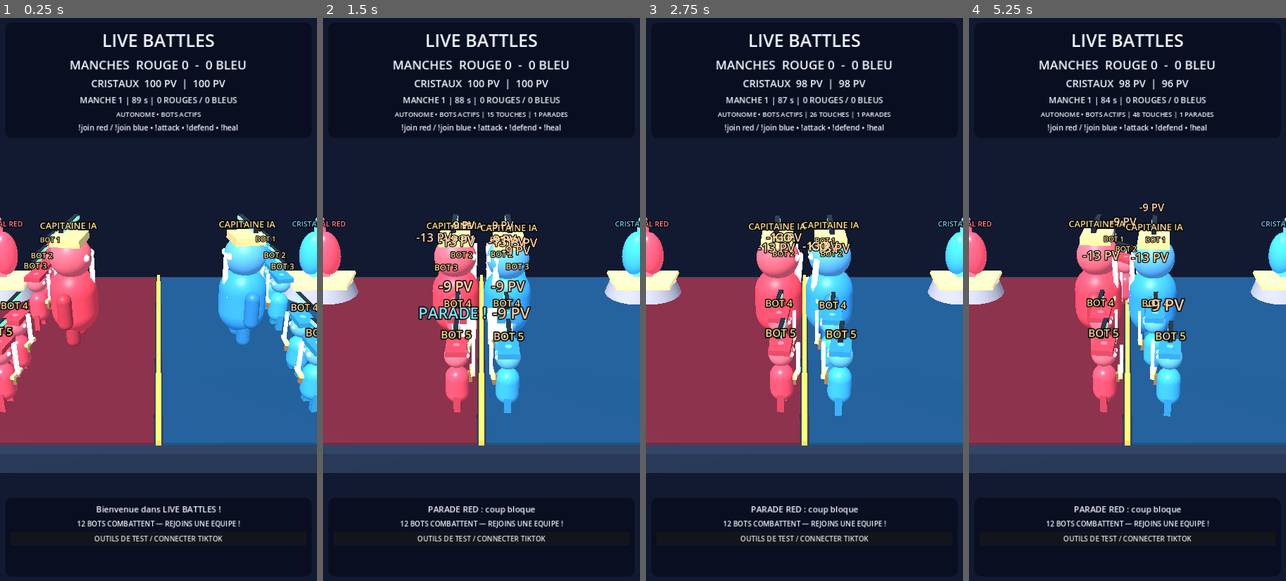
Above: before the commit, frames 1-4 (left to right).
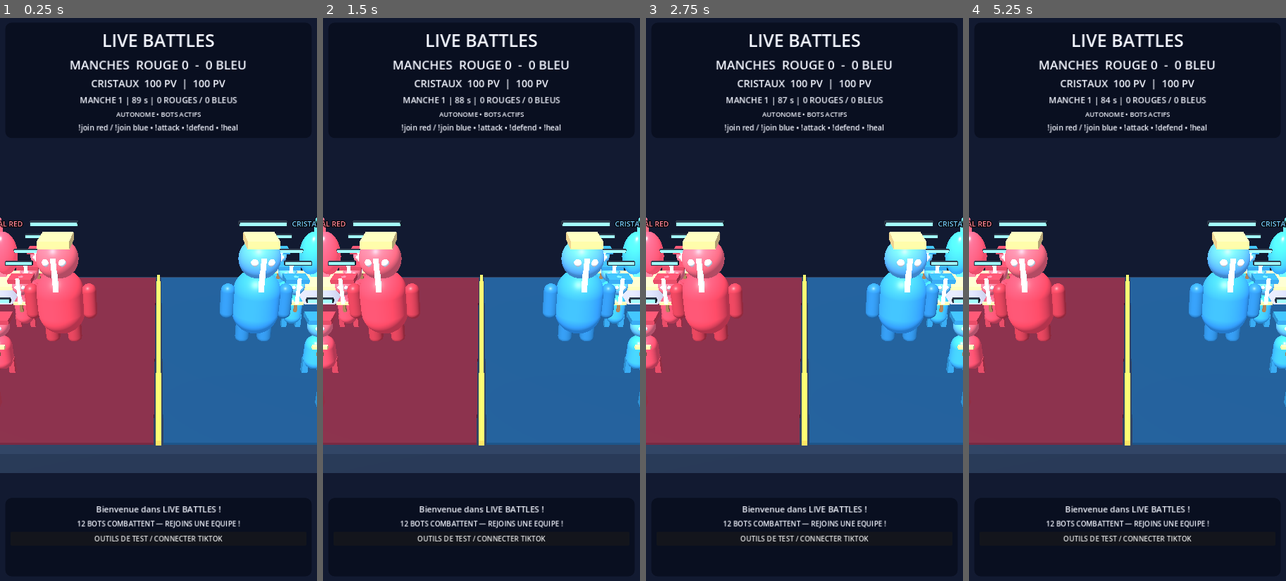
Above: after the commit, the same moments.

Repository: Hsergo/LIVE-BATTLES
Game: Godot game, scene res://main.tscn
Same seed, same stepped clock (60 frames per second), same inputs: the game is played once before the commit and once after it.
Inputs:
- Up to frame 1 (0.25 s): no input
- Up to frame 2 (1.5 s): no input
- Up to frame 3 (2.75 s): no input
- Up to frame 4 (5.25 s): no input

The runs differ from the first frame. In frame 1, 9.9% of the frame differs, in the area x 0-100%, y 34-71%; in frame 2, 17%; in frame 3, 17%; in frame 4, 17%, in the area x 0-100%, y 10-89%.

Commit message:
feat(v0.4): vrais participants seulement, etiquettes @pseudo, pouvoirs d'ames, coups fluidifies

Diff:
--- a/game/scripts/arena_live.gd
+++ b/game/scripts/arena_live.gd
@@ -89,7 +89,7 @@
 	_box(soldier, Vector3(0.14, 0.50, 0.15), Vector3(-0.20, 0.2, 0), color.darkened(0.18))
 	_box(soldier, Vector3(0.14, 0.50, 0.15), Vector3(0.20, 0.2, 0), color.darkened(0.18))
 	_add_sword(soldier, team, 0.57)
-	var tag := _tag(soldier, "BOT " + str(index + 1), 1.86, GOLD)
+	var tag := _tag(soldier, "", 1.86, GOLD)
 	labels[team].append(tag)
 	var side := -1.0 if team == "red" else 1.0
 	var x := side * (1.45 + float(index % 3) * 1.35)
@@ -126,7 +126,7 @@
 		var team := "red" if i == 0 else "blue"
 		var champion := champions[i]
 		swords.append(_add_sword(champion, team))
-		champion_labels[team] = _tag(champion, "CAPITAINE IA", 3.25, GOLD)
+		champion_labels[team] = _tag(champion, "", 3.25, GOLD)
 		_box(champion, Vector3(0.80, 0.20, 0.78), Vector3(0, 2.9, 0), GOLD)
 	update_players({}, {})
 
@@ -157,25 +157,19 @@
 	last_contributions = scores.duplicate()
 	for team in ["red", "blue"]:
 		var members: Array[String] = []
-		for key in player_data.keys():
-			if str(player_data[key]) == team:
-				members.append(str(key))
+		for user in player_data.keys():
+			if str(player_data[user]) == team:
+				members.append(str(user))
 		members.sort_custom(func(a: String, b: String) -> bool:
 			return int(scores.get(a, 0)) > int(scores.get(b, 0))
 		)
-		var lead: String = members[0] if members.size() > 0 else "CAPITAINE IA"
-		var ch_label: Label3D = champion_labels[team]
-		ch_label.text = "CHAMPION: " + lead.substr(0, 13) if members.size() > 0 else lead
-		var offset := carousel_offset % maxi(1, members.size())
-		var names: Array = labels[team]
-		for i in range(names.size()):
-			var label: Label3D = names[i]
-			if members.size() > 0 and i < mini(members.size(), MAX_VISIBLE_PER_TEAM):
-				label.text = members[(i + offset) % members.size()].substr(0, 13)
-				label.modulate = Color.WHITE
-			else:
-				label.text = "BOT " + str(i + 1)
-				label.modulate = GOLD
+		var leader: Label3D = champion_labels[team]
+		leader.text = "@" + members[0].substr(0, 16) if members.size() > 0 else ""
+		var nameplates: Array = labels[team]
+		for i in range(nameplates.size()):
+			var tag: Label3D = nameplates[i]
+			tag.text = "@" + members[i + 1].substr(0, 16) if i + 1 < members.size() else ""
+			tag.modulate = Color.WHITE
 
 func set_health(team: String, hp: float) -> void:
 	if not crystal_meshes.has(team):
@@ -215,3 +209,17 @@
 	tween.tween_property(node, "position:y", 3.15, 0.65)
 	tween.parallel().tween_property(text_label, "transparency", 1.0, 0.65)
 	tween.tween_callback(node.queue_free)
+
+func gift_feedback(team: String, souls: int, user: String, gift_name: String) -> void:
+	var where := Vector3(-3.9, 0.25, -1.0) if team == "red" else Vector3(3.9, 0.25, -1.0)
+	var color := Color("#ffb6ca") if team == "red" else Color("#a5e6ff")
+	_popup(team, "@" + user.substr(0, 12) + " +" + str(souls) + " AMES", Color("#fff1a3"))
+	for i in range(mini(6, maxi(2, souls / 10 + 2))):
+		var orb := Node3D.new()
+		orb.position = where + Vector3(randf_range(-0.8, 0.8), randf_range(0.0, 0.4), randf_range(-0.6, 0.6))
+		add_child(orb)
+		_sphere(orb, 0.14, Vector3.ZERO, color, true)
+		var animation := create_tween()
+		animation.tween_property(orb, "position:y", orb.position.y + 2.4, 0.85)
+		animation.parallel().tween_property(orb, "scale", Vector3(0.1, 0.1, 0.1), 0.85)
+		animation.tween_callback(orb.queue_free)
--- a/game/scripts/combat_director.gd
+++ b/game/scripts/combat_director.gd
@@ -60,7 +60,9 @@
 			if slot == 0:
 				hero[side] = soldier
 		_make_crystal_sensor(side)
-	battle_notice.emit("ARMEE PRETE : 12 COMBATTANTS PHYSIQUES")
+	sync_players({}, {})
+	pause_round(true)
+	battle_notice.emit("ARENE PRETE : AUCUN FAUX JOUEUR")
 
 func _make_crystal_sensor(side: String) -> void:
 	var red: bool = side == "red"
@@ -106,7 +108,7 @@
 			u.set("target", nearest)
 
 func _text_fx(where: Vector3, label: String, color: Color) -> void:
-	if particles.size() > 48:
+	if particles.size() > 14:
 		return
 	var holder := Node3D.new()
 	holder.position = where + Vector3(0, 2.25, 0)
@@ -114,8 +116,8 @@
 	var font_label := Label3D.new()
 	font_label.text = label
 	font_label.billboard = BaseMaterial3D.BILLBOARD_ENABLED
-	font_label.font_size = 40
-	font_label.pixel_size = 0.008
+	font_label.font_size = 30
+	font_label.pixel_size = 0.006
 	font_label.modulate = color
 	font_label.outline_size = 11
 	font_label.no_depth_test = true
@@ -132,13 +134,15 @@
 
 func _hit_confirmed(attacker: Node3D, victim: Node3D, amount: float) -> void:
 	hit_count += 1
-	_text_fx(victim.global_position, "-%d PV" % int(ceil(amount)), Color("#ffd1a5"))
+	if hit_count % 4 == 0 or bool(attacker.get("champion")):
+		_text_fx(victim.global_position, "-%d" % int(ceil(amount)), Color("#ffd1a5"))
 	physics_telemetry.emit(hit_count, parry_count, ko_count)
 
 func _parry_confirmed(attacker: Node3D, defender: Node3D) -> void:
 	parry_count += 1
 	_text_fx(defender.global_position, "PARADE !", Color("#77ecff"))
-	battle_notice.emit("PARADE %s : coup bloque" % str(defender.get("team")).to_upper())
+	if parry_count % 5 == 0:
+		battle_notice.emit("PARADE %s : coup bloque" % str(defender.get("team")).to_upper())
 	physics_telemetry.emit(hit_count, parry_count, ko_count)
 
 func _crystal_confirmed(attacker: Node3D, target_side: String, amount: float) -> void:
@@ -189,13 +193,57 @@
 func restart_round() -> void:
 	for side in ["red", "blue"]:
 		for u in units[side]:
-			u.set("respawn_time", 0.01)
-			u.call("_respawn")
-			u.set("battle_paused", false)
+			if bool(u.get("deployed")):
+				u.call("_respawn")
+				u.set("battle_paused", false)
 	physics_active = true
+
 
 func pause_round(paused: bool) -> void:
 	physics_active = not paused
 	for side in ["red", "blue"]:
 		for u in units[side]:
 			u.set("battle_paused", paused)
+
+func sync_players(player_data: Dictionary, scores: Dictionary) -> void:
+	for side in ["red", "blue"]:
+		var roster: Array[String] = []
+		for user in player_data.keys():
+			if str(player_data[user]) == side:
+				roster.append(str(user))
+		roster.sort_custom(func(a: String, b: String) -> bool:
+			return int(scores.get(a, 0)) > int(scores.get(b, 0))
+		)
+		for index in range(units[side].size()):
+			var name: String = roster[index] if index < roster.size() else ""
+			units[side][index].call("deploy_user", name)
+
+func soul_power(side: String, tier: int, user: String) -> void:
+	var abilities: Array = units[side]
+	if tier == 3:
+		for u in abilities:
+			if bool(u.get("deployed")) and bool(u.get("active")):
+				u.call("empower", 12.0)
+				u.call("heal", 12.0)
+				u.call("raise_guard", 0.8)
+		battle_notice.emit("TEMPETE DES AMES ! " + user)
+	elif tier == 2:
+		for u in abilities:
+			if bool(u.get("deployed")) and bool(u.get("active")):
+				u.call("raise_guard", 2.0)
+				u.call("heal", 18.0)
+		battle_notice.emit("BOUCLIER DES AMES ! " + user)
+	else:
+		for u in abilities:
+			if bool(u.get("deployed")) and bool(u.get("active")):
+				u.call("empower", 6.0)
+		battle_notice.emit("FLAMME DES AMES ! " + user)
+	var lead: Node3D = hero[side]
+	if bool(lead.get("deployed")):
+		_text_fx(lead.global_position, "AME x%d !" % tier, Color("#fff3ac"))
+
+func reset_match_stats() -> void:
+	hit_count = 0
+	parry_count = 0
+	ko_count = 0
+	physics_telemetry.emit(hit_count, parry_count, ko_count)
--- a/game/scripts/combat_unit.gd
+++ b/game/scripts/combat_unit.gd
@@ -42,6 +42,9 @@
 var elapsed := 0.0
 var stagger_push := Vector3.ZERO
 var battle_paused := false
+var deployed := false
+var owner_id := ""
+
 
 func _box(parent: Node3D, dimensions: Vector3, at: Vector3, color: Color, bright: bool = false) -> MeshInstance3D:
 	var mesh := BoxMesh.new()
@@ -134,6 +137,8 @@
 	attack_cooldown = randf_range(0.2, 0.9)
 
 func _physics_process(delta: float) -> void:
+	if not deployed:
+		return
 	elapsed += delta
 	if battle_paused:
 		velocity = Vector3.ZERO
@@ -165,7 +170,7 @@
 	var stop_distance := REACH * 0.82 if enemy_present else 1.10
 	var desired := Vector3.ZERO
 	if slow_time <= 0 and distance > stop_distance:
-		desired = towards.normalized() * (2.15 if champion else 2.45)
+		desired = towards.normalized() * (2.85 if champion else 3.2) * (1.32 if boost_time > 0 else 1.0)
 		desired.z += clampf((lane_z - global_position.z) * 0.65, -0.7, 0.7)
 	if slow_time > 0:
 		desired = Vector3.ZERO
@@ -188,7 +193,7 @@
 	else:
 		sword_pivot.rotation.y = sin(elapsed * 2.2 + index) * 0.14
 		if attack_cooldown <= 0 and slow_time <= 0 and distance <= REACH + (0.32 if enemy_present else 0.2):
-			if enemy_present and randf() < 0.13:
+			if enemy_present and randf() < 0.09:
 				raise_guard(0.35)
 			else:
 				start_attack()
@@ -203,7 +208,7 @@
 		spark_mesh.visible = slow_time > 0.04 and slow_time < 0.28
 
 func start_attack() -> void:
-	if not active or attack_elapsed >= 0 or slow_time > 0 or battle_paused:
+	if not deployed or not active or attack_elapsed >= 0 or slow_time > 0 or battle_paused:
 		return
 	attack_elapsed = 0.0
 	hit_ids.clear()
@@ -211,7 +216,7 @@
 	sword_pivot.rotation.y = -1.13
 
 func raise_guard(seconds: float = 0.75) -> void:
-	if not active or battle_paused:
+	if not deployed or not active or battle_paused:
 		return
 	guard_time = maxf(guard_time, seconds)
 	sword_pivot.rotation.y = -0.45
@@ -242,6 +247,8 @@
 	fallen.emit(self, team)
 
 func _respawn() -> void:
+	if not deployed:
+		return
 	global_position = spawn_point
 	velocity = Vector3.ZERO
 	hp = max_hp
@@ -263,6 +270,8 @@
 	boost_time = maxf(boost_time, seconds)
 
 func _detect_contacts() -> void:
+	if not deployed or not active or battle_paused:
+		return
 	for area in hit_area.get_overlapping_areas():
 		if area.has_meta("combat_fighter"):
 			var opponent: Node3D = area.get_meta("combat_fighter")
@@ -293,3 +302,26 @@
 				continue
 			hit_ids[crystal_id] = true
 			crystal_landed.emit(self, crystal_side, 4.0 if not champion else 7.0)
+
+func deploy_user(user_name: String) -> void:
+	var allowed := user_name != ""
+	if deployed == allowed and owner_id == user_name:
+		return
+	deployed = allowed
+	owner_id = user_name
+	visible = allowed
+	if allowed:
+		_respawn()
+		battle_paused = true
+	else:
+		active = false
+		velocity = Vector3.ZERO
+		target = null
+		attack_elapsed = -1.0
+		collision_layer = 0
+		collision_mask = 0
+		if hurt_area != null:
+			hurt_area.monitorable = false
+
+func get_player_name() -> String:
+	return owner_id
